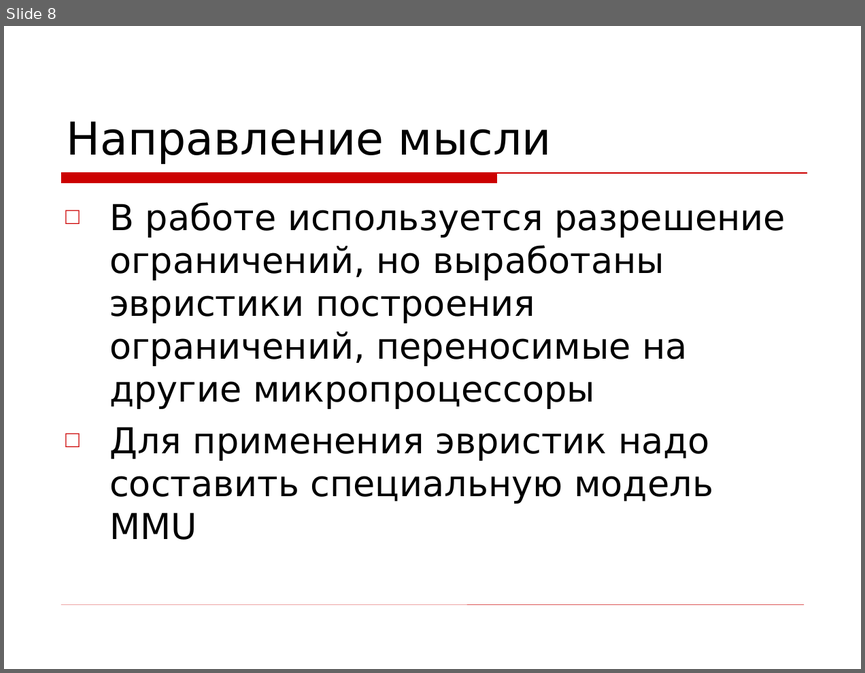
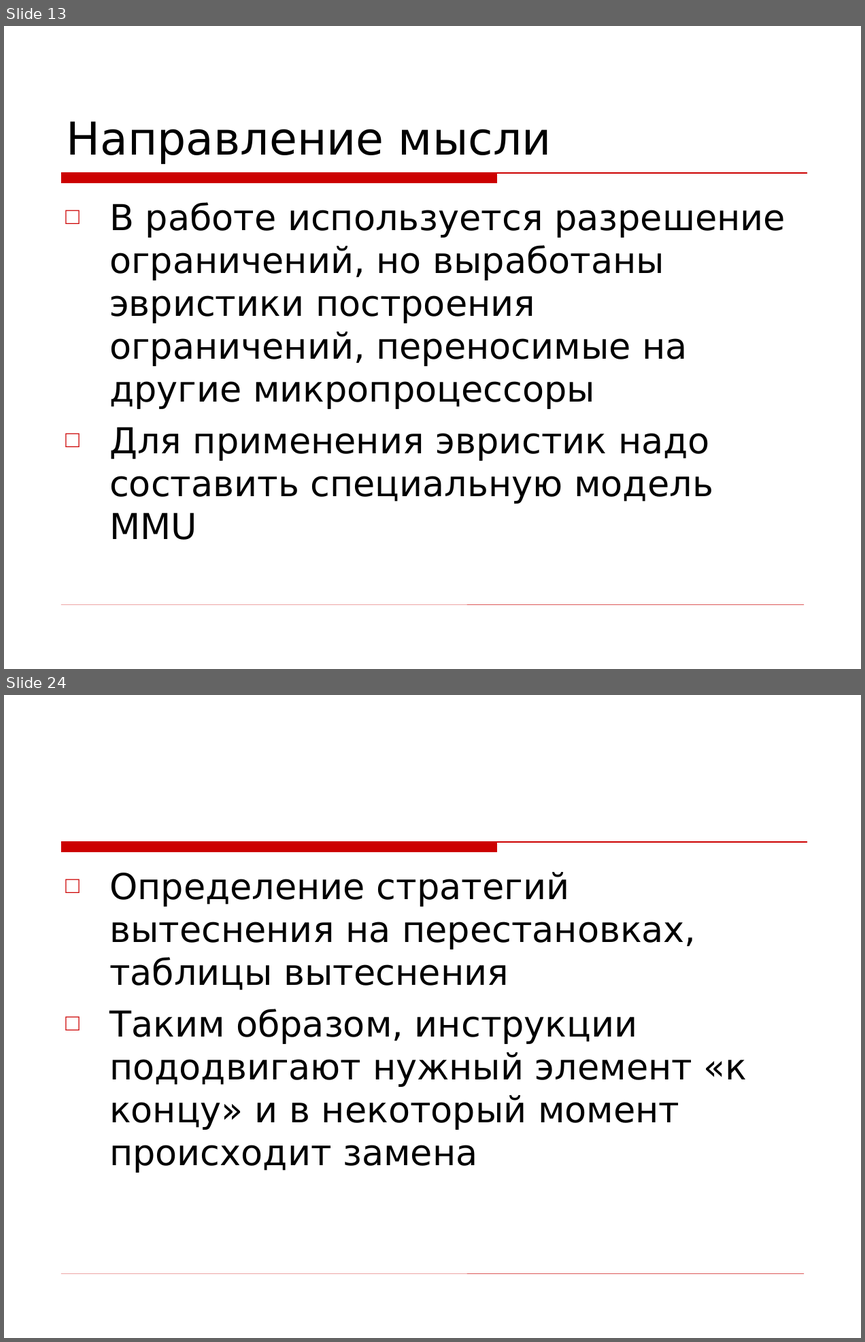
Before and after one commit to kornevgen/tesla-project, a slide deck: papers/THESIS/talks/Oct13 - ISP/isp-slides.ppt. Shown one above the other, each under a label of ours: slide 8 before the commit, slides 13 and 24 after it; the slides between them are not shown. The pictures are 865x673 and 865x1342 pixels, drawn with LibreOffice and Linux fonts; fonts in the diff are those of the drawing; background and template pictures are left out. Boxes give left, top, right and bottom in pixels: in the first picture for what was removed or moved away, otherwise in the second. Text is boxed around its words. In the diff, an @@ line names an element or a change of style, - is before the commit and + after.

```diff
--- a/papers/THESIS/talks/Oct13 - ISP/isp-slides.ppt
+++ b/papers/THESIS/talks/Oct13 - ISP/isp-slides.ppt
@@ slide 24 added at box(4, 695, 861, 1338), background picture (left out); not listed: 2 template elements that a slide beside it also shows @@
@@ text added at box(109, 872, 747, 1172), 30 pt, text #000000 @@
+□ Определение стратегий вытеснения на перестановках, таблицы вытеснения
+□ Таким образом, инструкции пододвигают нужный элемент «к концу» и в некоторый момент происходит замена
@@ what was slide 8 is now slide 13 @@
```
Also in this commit, not shown: 1 slide changed, 25 other slides added, 3 slides removed.
